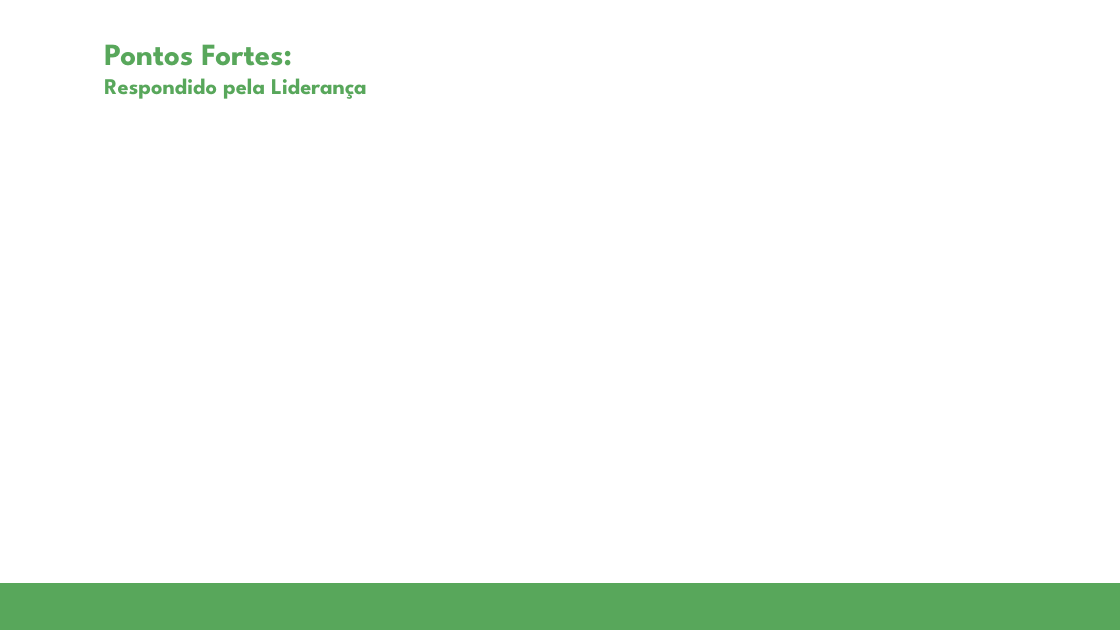
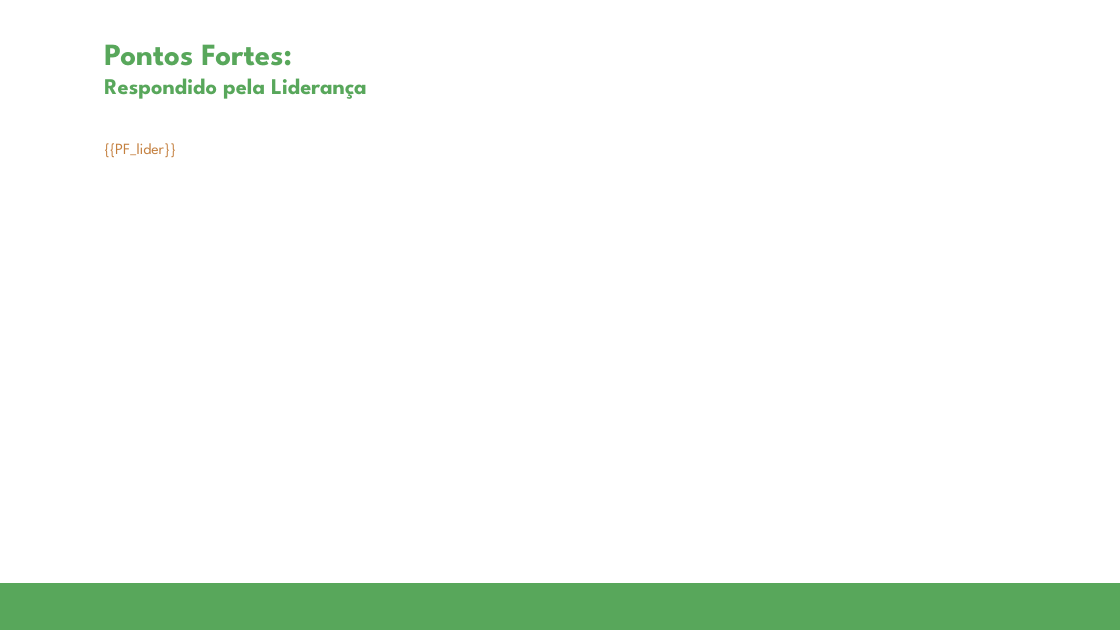
Before and after one commit to hugobovareto/Avaliacao-de-Desempenho-2025, a slide deck: slide 26 of templates/[GARN] Modelo de apresentação de slides.pptx. Drawn at 1120x630 pixels with LibreOffice and Linux fonts; fonts in the diff are those of the drawing; background and template pictures are left out. Boxes give left, top, right and bottom in pixels: in the first picture for what was removed or moved away, otherwise in the second. Text is boxed around its words. In the diff, an @@ line names an element or a change of style, - is before the commit and + after.

```diff
--- a/templates/[GARN] Modelo de apresentação de slides.pptx
+++ b/templates/[GARN] Modelo de apresentação de slides.pptx
@@ text added at <box>104,143,176,158</box>, 10 pt, text #C4803F @@
+{{PF_lider}}
```
Also in this commit, not shown: 27 other slides changed, 4 other files.
